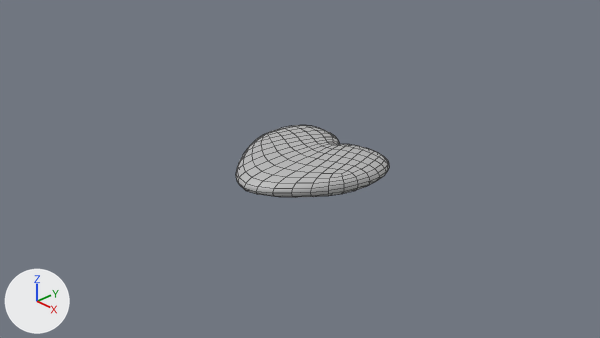
The Blender file Hexsouls/Models/Heart.blend, before and after one commit.
One viewpoint serves both versions: the file's camera 'Camera'. The lights are fixed; the arrows at lower left show +X, +Y and +Z. Mesh edges are drawn as thin lines. The same objects are shown in both versions, whatever each file hides.
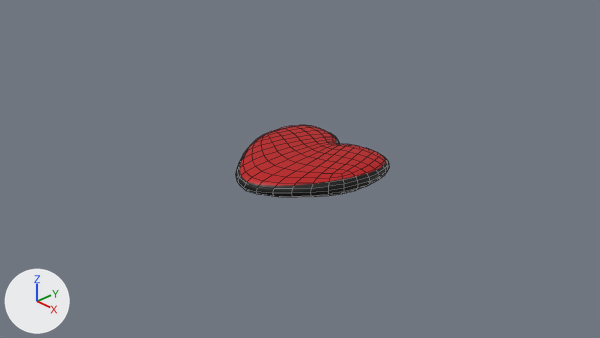
Pixel boxes (x1, y1, x2, y2) of what changed, in the pictures (600 x 338 px):
'Plane', surface changed (grey to red)
    both: (236, 125, 389, 197)

The change in detail:
Picture 'HeartBake' (img_heartbake) is new.
In material 'Heart' (mat_heart), base_color is no longer (0.5, 0.5, 0.5), grey #bcbcbc.
In material 'Heart' (mat_heart), texture is now set to img_heartbake.
